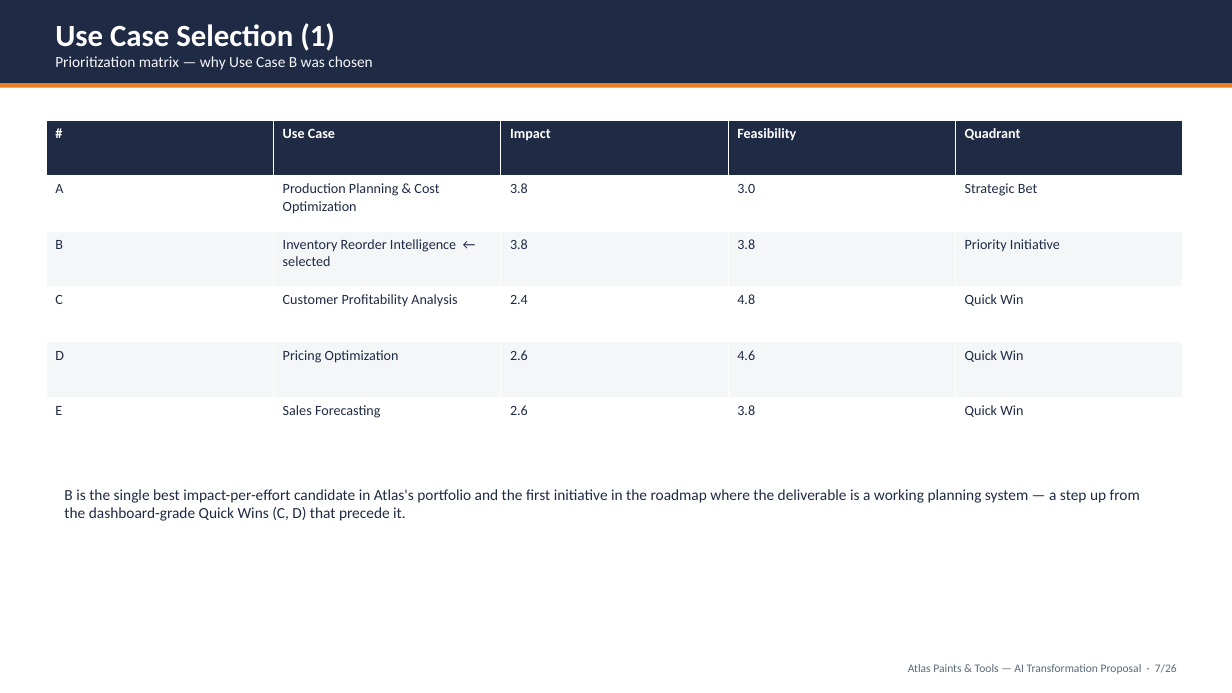
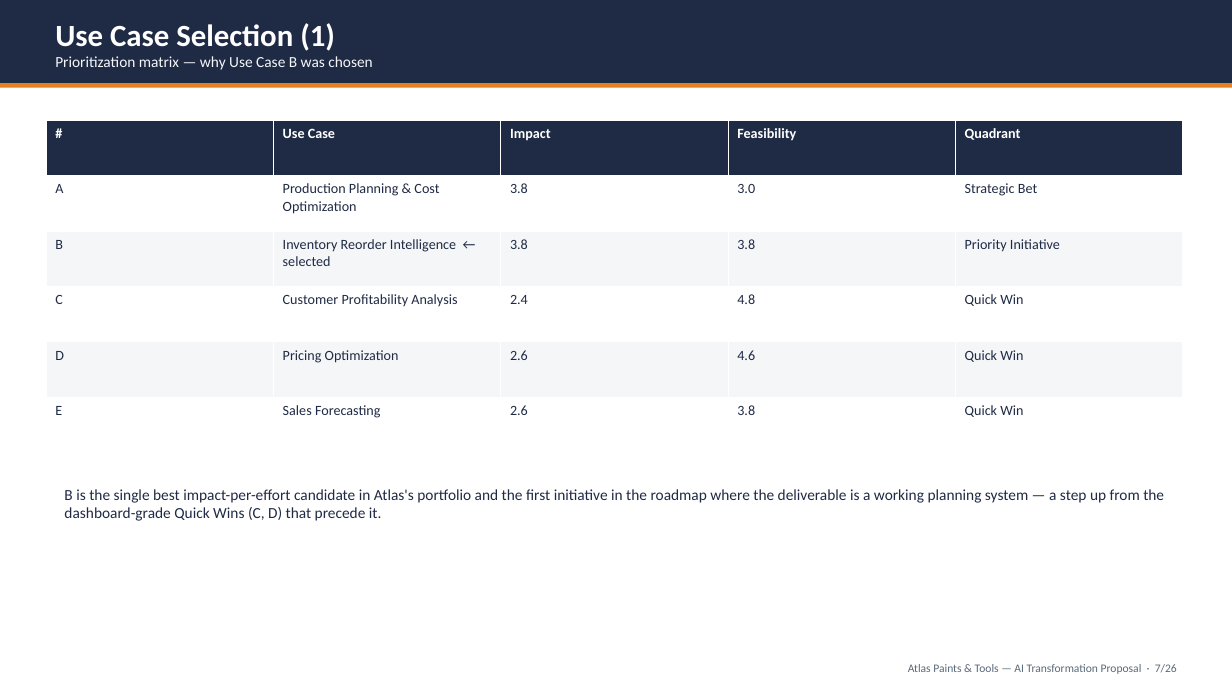
Before and after one commit to Khalifeh11/inventory-reorder-intelligence, a slide deck: slide 7 of proposal/Atlas_AI_Solution_Proposal.pptx. Drawn at 1232x693 pixels with LibreOffice and Linux fonts; fonts in the diff are those of the drawing. Boxes give left, top, right and bottom in pixels: in the first picture for what was removed or moved away, otherwise in the second. Text is boxed around its words. In the diff, an @@ line names an element or a change of style, - is before the commit and + after.

```diff
--- a/proposal/Atlas_AI_Solution_Proposal.pptx
+++ b/proposal/Atlas_AI_Solution_Proposal.pptx
@@ text "B is the single best ..." rewrapped from <box>64,489,1140,521</box> to <box>64,489,1164,521</box> @@
```
Also in this commit, not shown: 13 other slides changed.
